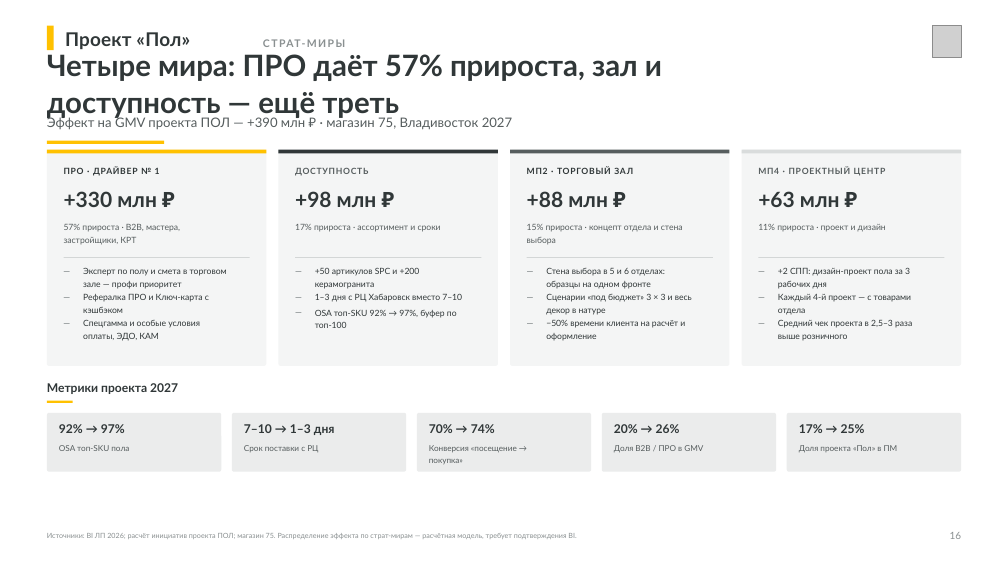
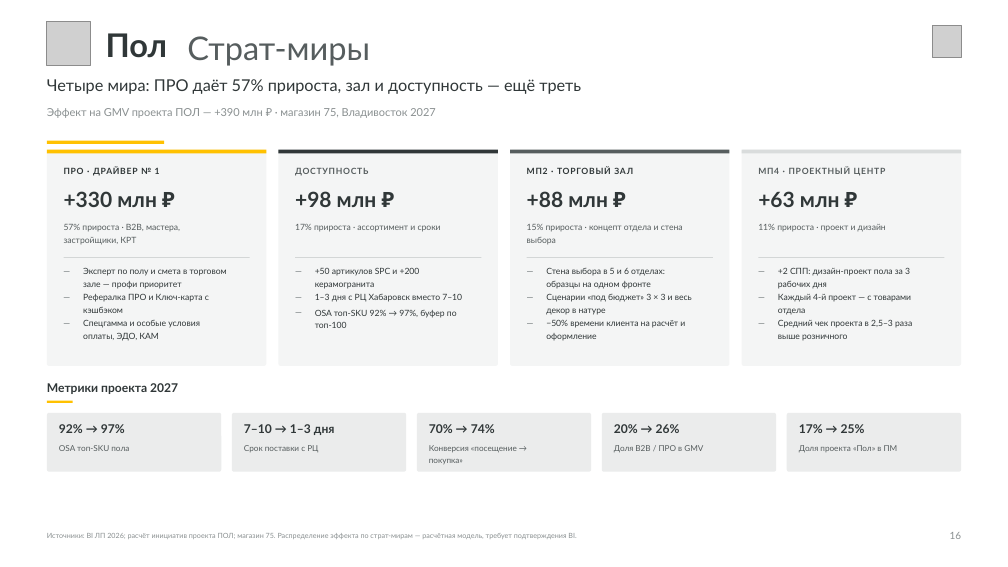
Before and after one commit to dmitrypalych44-ai/power-point, a slide deck: slide 16 of deliverables/Лемана_ПРО_Стратегия_Владивосток_2027.pptx. Drawn at 1008x567 pixels with LibreOffice and Linux fonts; fonts in the diff are those of the drawing; grey boxes stand for pictures. Boxes give left, top, right and bottom in pixels: in the first picture for what was removed or moved away, otherwise in the second. Text is boxed around its words. In the diff, an @@ line names an element or a change of style, - is before the commit and + after.

```diff
--- a/deliverables/Лемана_ПРО_Стратегия_Владивосток_2027.pptx
+++ b/deliverables/Лемана_ПРО_Стратегия_Владивосток_2027.pptx
@@ rectangle removed at (47, 26, 54, 51) @@
@@ picture added at (47, 21, 91, 65) @@
@@ text at (106, 33, 167, 58): text changed; size 18 to 31 pt @@
-Проект «Пол»
+Пол
@@ text at (187, 36, 370, 66): text changed; size 10 to 31 pt; text colour #8A9091 to #565D5E; bold off @@
-СТРАТ-МИРЫ
+Страт-миры
@@ text at (47, 79, 581, 94): text changed; size 28 to 15.5 pt; bold off @@
-Четыре мира: ПРО даёт 57% прироста, зал и
-доступность — ещё треть
+Четыре мира: ПРО даёт 57% прироста, зал и доступность — ещё треть
@@ text "Эффект на GMV проекта ПОЛ ...": place and size @@
-text "Эффект на GMV проекта ПОЛ ..." at (47, 115, 512, 130)
+text "Эффект на GMV проекта ПОЛ ..." at (47, 108, 435, 118)
@@ text "Эффект на GMV проекта ПОЛ ..." at (47, 108, 435, 118): size 12.5 to 10.5 pt, text colour #565D5E to #8A9091; line spacing 1.2 to 1.16 @@
```
Also in this commit, not shown: 33 other slides changed, 35 other files.
